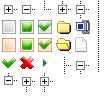
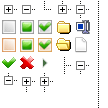
Layers edited between the first and the second 108 × 108 image:
renamed "图层 16" to "图层 18", moved it above "图层 17", painted on it over left=98, top=73, right=99, bottom=108
painted on "图层 17" over left=98, top=73, right=99, bottom=92
